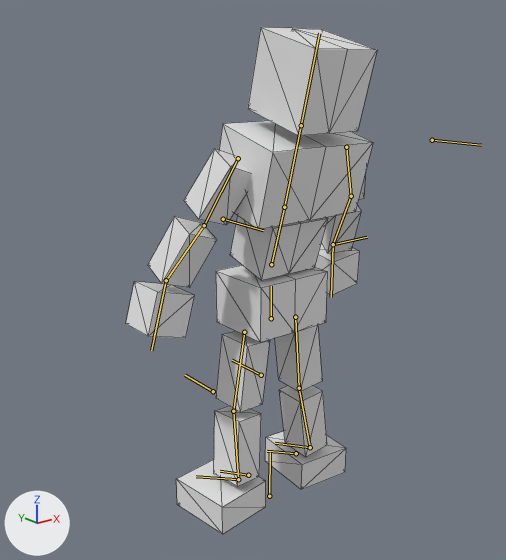
The glTF model BrowserGame/public/models/animateblend2.glb, before and after one commit.
Rendered twice from a camera (50 mm lens) standing at (-12.31, -14.54, 8.22) and looking at (-0.68, -0.01, 2.41). Every picture has the same lights, and +X, +Y and +Z are marked at lower left. Both versions are drawn at frame 24 of the action 'waist.run'; the numbers are the values there. The bones that bend it are drawn over the model as lines. Mesh edges are drawn as thin lines.

Names of what the first picture shows: '立方体'.
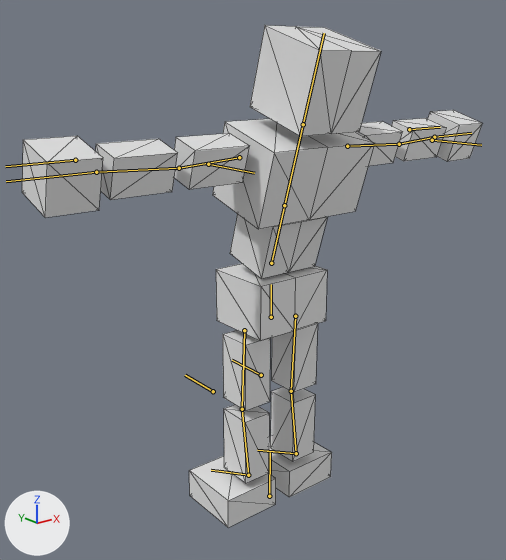
Pixel boxes (x1, y1, x2, y2) of what changed, in the pictures (506 x 560 px):
'立方体', posed (83% wider)
    before: (126, 27, 377, 534)
    after: (22, 25, 482, 528)
bone 'chest', root to tip
    before: (284, 207) to (301, 125)
    after: (284, 205) to (303, 124)
bone 'upper arm.R', root to tip
    before: (238, 158) to (204, 225)
    after: (239, 157) to (179, 168)
bone 'forearm.R', root to tip
    before: (204, 225) to (166, 280)
    after: (179, 168) to (96, 172)
bone 'hand.R', root to tip
    before: (166, 280) to (151, 350)
    after: (96, 172) to (6, 181)
bone 'upper arm.L', root to tip
    before: (346, 147) to (351, 196)
    after: (347, 146) to (399, 144)
bone 'forearm.L', root to tip
    before: (351, 196) to (333, 244)
    after: (399, 144) to (434, 137)
bone 'hand.L', root to tip
    before: (333, 244) to (331, 297)
    after: (434, 137) to (471, 133)
bone 'thighs.R', root to tip
    before: (244, 332) to (233, 411)
    after: (244, 330) to (242, 409)
bone 'Shin.R', root to tip
    before: (233, 411) to (238, 479)
    after: (242, 409) to (248, 475)
bone 'feet.R', root to tip
    before: (238, 479) to (196, 476)
    after: (248, 475) to (211, 470)
bone 'thighs.L', root to tip
    before: (295, 317) to (299, 388)
    after: (295, 316) to (291, 391)
bone 'Shin.L', root to tip
    before: (299, 388) to (310, 447)
    after: (291, 391) to (296, 453)
bone 'feet.L', root to tip
    before: (310, 447) to (275, 443)
    after: (296, 453) to (257, 450)

The edits, one by one:
Bone 'chest' (bone_chest) turns from (-2, 0, 0) to (0, 0, 0) degrees about its own x, y and z.
Bone 'upper arm.R' (bone_upper_arm_r) turns from (-6, 7, 71) to (0, 0, 0) degrees about its own x, y and z.
Bone 'forearm.R' (bone_forearm_r) turns from (3, 0, 0) to (0, 0, 0) degrees about its own x, y and z.
Bone 'hand.R' (bone_hand_r) turns from (23, 3, 4) to (0, 0, 0) degrees about its own x, y and z.
Bone 'upper arm.L' (bone_upper_arm_l) turns from (-29, -72, -35) to (0, 0, 0) degrees about its own x, y and z.
Bone 'forearm.L' (bone_forearm_l) turns from (-9, 0, 0) to (0, 0, 0) degrees about its own x, y and z.
Bone 'hand.L' (bone_hand_l) turns from (3, 70, -15) to (0, 0, 0) degrees about its own x, y and z.
Bone 'thighs.R' (bone_thighs_r) turns from (3, -6, 5) to (0, 0, 0) degrees about its own x, y and z.
Bone 'Shin.R' (bone_shin_r) turns from (-6, 0, 0) to (0, 0, 0) degrees about its own x, y and z.
Bone 'feet.R' (bone_feet_r) turns from (3, -5, -1) to (0, 0, 0) degrees about its own x, y and z.
Bone 'thighs.L' (bone_thighs_l) turns from (0, 3, -8) to (0, 0, 0) degrees about its own x, y and z.
Bone 'Shin.L' (bone_shin_l) turns from (-1, 0, 0) to (0, 0, 0) degrees about its own x, y and z.
Bone 'feet.L' (bone_feet_l) turns from (0, 8, 1) to (0, 0, 0) degrees about its own x, y and z.
